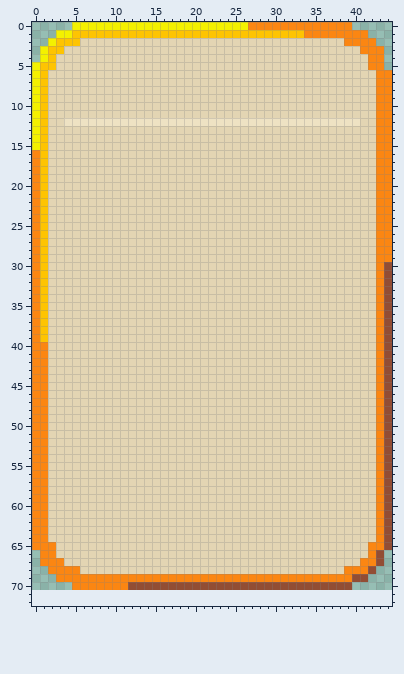
File history of a pixel-art file, Assets/Sprites/Menus/ShopMenu/.ShopBoxGold.aseprite. That is the earlier state.
45x71 pixels, 1 frame. The old version is drawn lined up with the new one, on the new canvas.
The result:
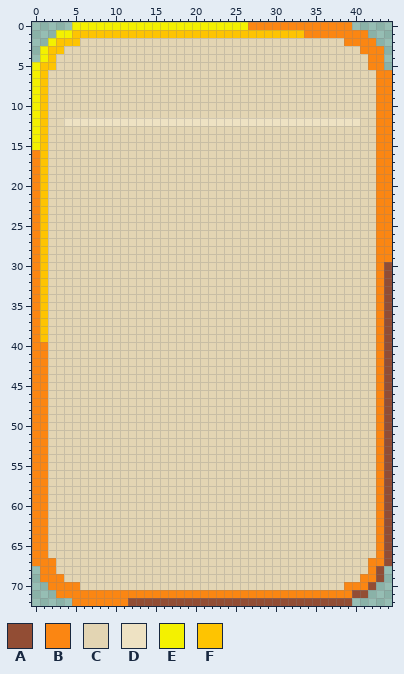
Palette (. is transparent): A #924d34  B #fb8612  C #e3d5b3  D #eee2c3  E #f4f100  F #fec401
What changed:
canvas 45x71 -> 45x73
y 65: x 2 B -> C; x 42 B -> C
y 66: x 0 . -> B; x 2 B -> C; x 42..44 BA. -> CBA
y 67: x 0 . -> B; x 3 B -> C; x 41 B -> C; x 43..44 A. -> BA
y 68: x 1 . -> B; x 3..5 BBB -> CCC; x 39..43 BBBA. -> CCCBA
y 69: x 1..2 .. -> BB; x 4..43 BBBBBBBBBBBBBBBBBBBBBBBBBBBBBBBBBBBBAA.. -> CCCCCCCCCCCCCCCCCCCCCCCCCCCCCCCCCCCCCBBA
y 70: x 2..4 ... -> BBB; x 6..42 BBBBBBAAAAAAAAAAAAAAAAAAAAAAAAAAAA... -> CCCCCCCCCCCCCCCCCCCCCCCCCCCCCCCCCBBBA
y 71: x 3..41 ....................................... -> BBBBBBBBBBBBBBBBBBBBBBBBBBBBBBBBBBBBBAA
y 72: x 5..39 ................................... -> BBBBBBBAAAAAAAAAAAAAAAAAAAAAAAAAAAA
